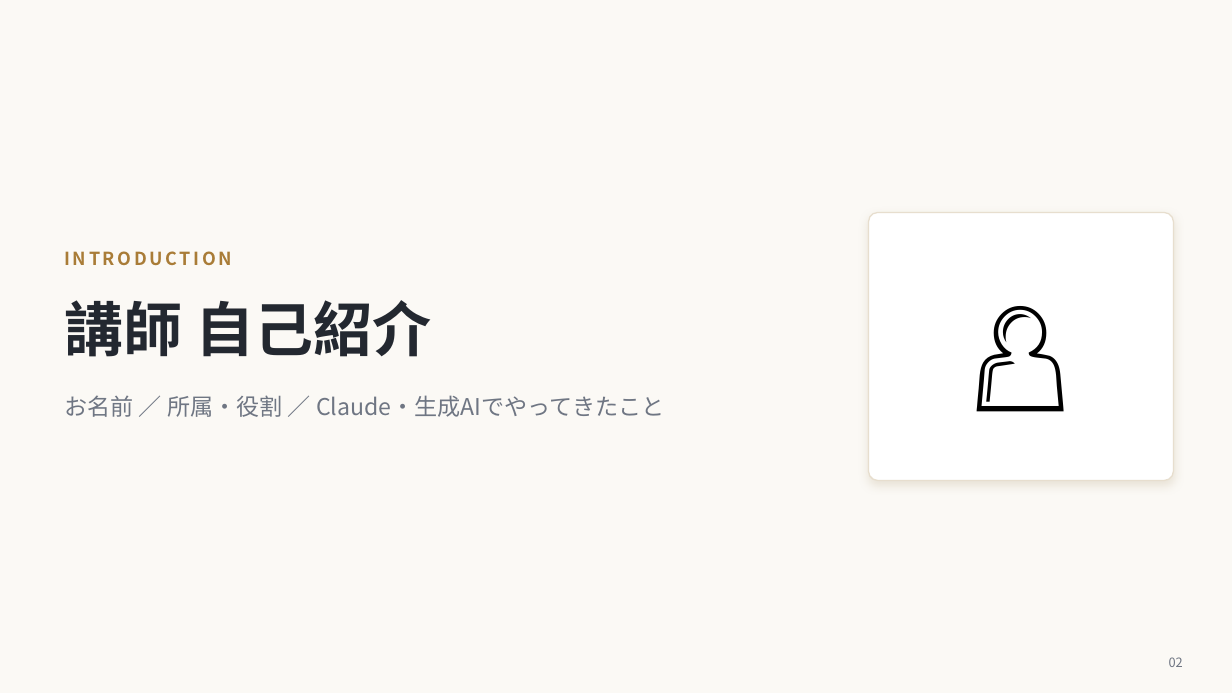
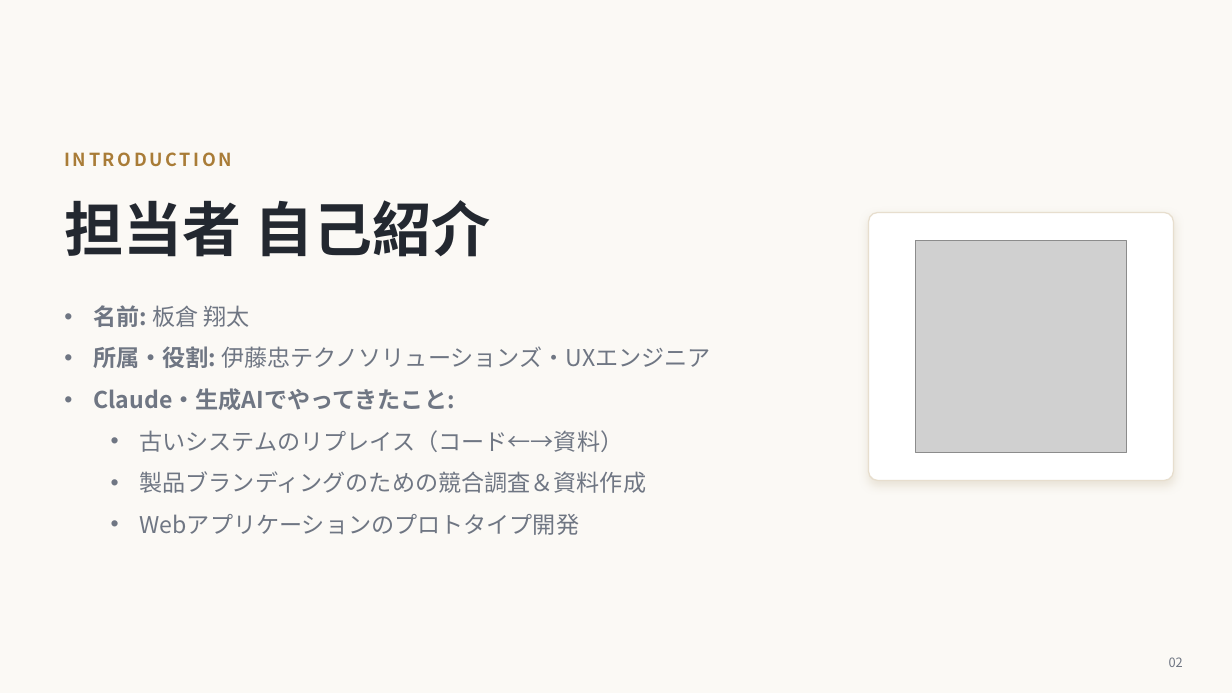
Before and after one commit to ctc-itkr/claude-hands-on, a slide deck: slide 3 of 配布/研修スライド.pptx. Drawn at 1232x693 pixels with LibreOffice and Linux fonts; fonts in the diff are those of the drawing; grey boxes stand for pictures. Boxes give left, top, right and bottom in pixels: in the first picture for what was removed or moved away, otherwise in the second. Text is boxed around its words. In the diff, an @@ line names an element or a change of style, - is before the commit and + after.

```diff
--- a/配布/研修スライド.pptx
+++ b/配布/研修スライド.pptx
@@ text "INTRODUCTION" moved from (x1=64, y1=251, x2=231, y2=265) to (x1=64, y1=152, x2=231, y2=166) @@
@@ text at (x1=64, y1=200, x2=491, y2=257): text changed @@
-講師 自己紹介
+担当者 自己紹介
@@ picture added at (x1=915, y1=240, x2=1127, y2=452) @@
@@ text "名前: 板倉 翔太" at (x1=93, y1=305, x2=711, y2=535): vertical alignment middle to top @@
@@ text at (x1=93, y1=305, x2=711, y2=535): text changed @@
-お名前 ／ 所属・役割 ／ Claude・生成AIでやってきたこと
+• 名前: 板倉 翔太
+• 所属・役割: 伊藤忠テクノソリューションズ・UXエンジニア
+• Claude・生成AIでやってきたこと:
+  • 古いシステムのリプレイス（コード←→資料）
+  • 製品ブランディングのための競合調査＆資料作成
+  • Webアプリケーションのプロトタイプ開発
```
Also in this commit, not shown: 3 other slides changed, 9 other files.
